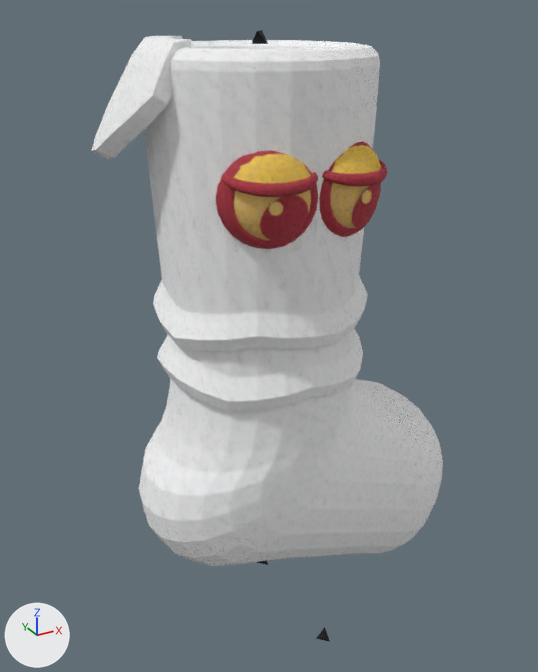
An edit to the glTF model assets/meshes/steal-a-sock/socks/CrustyCrew_R.glb, drawn before and after from the same camera.
Rendered twice from a 50 mm camera at (-2.48, -4.64, 4.47) aimed at (0.07, 0.0, 2.15). Arrows for +X, +Y and +Z are at lower left; the lights stay in place. The first picture is the older version. Vertices at exactly the same position are counted once.

In view in the first picture: 'CrustyCrew_R', 'CrustyCrew_R_Outline' and 2 more.
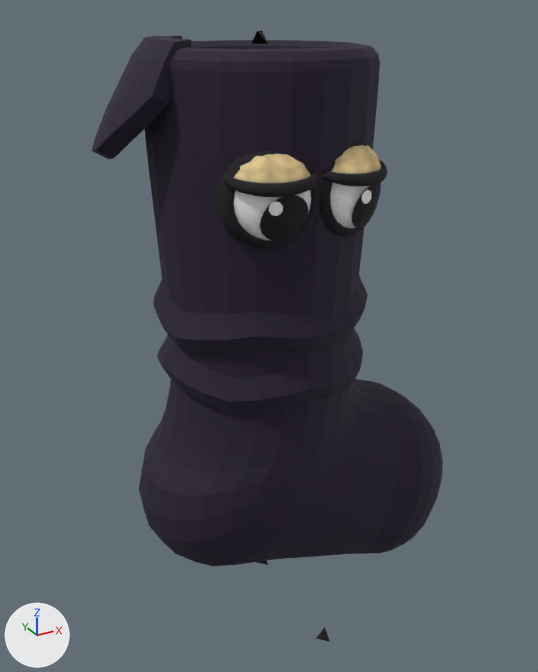
Changed parts and their boxes [x1, y1, x2, y2] in the pictures (538 x 672 px):
part 1 of me_crustycrew_r, recoloured: [216, 141, 387, 386] in both
part 2 of me_crustycrew_r_outline, surface changed (darker): [92, 36, 443, 566] in both

What the commit changed:
Picture 'CrustyCrew_R_Paint' (img_crustycrew_r_paint) is new.
Material 'CrustyCrew_R_Paint' (mat_crustycrew_r_paint) is new.
Its texture is img_crustycrew_r_paint.
Its roughness is 0.85.
me_crustycrew_r has 3118 vertices, 5662 faces and spans x -1.06..1.59, y -0.89..0.74, z 0.0..4.25.
me_crustycrew_r is used by ob_crustycrew_r; location (0.0, 0.0, 0.0).
me_crustycrew_r part 1: 5662 faces spanning x -1.06..1.59, y -0.89..0.74, z 0.0..4.25 switch from mat_palette (picture img_palette) to mat_crustycrew_r_paint (picture img_crustycrew_r_paint).
me_crustycrew_r_outline has 1694 vertices, 3166 faces and spans x -1.12..1.65, y -0.79..0.8, z -0.06..4.3.
me_crustycrew_r_outline is used by ob_crustycrew_r_outline; location (0.0, 0.0, 0.0).
me_crustycrew_r_outline part 2: texture (UV) coordinates of 3166 of 3166 faces, centred in x -1.08..1.65, y -0.79..0.79, z -0.05..4.3, changed; they spanned u 0.02..0.02, v 0.98..0.98 and now span u 0.01..0.01, v 0.99..0.99.
